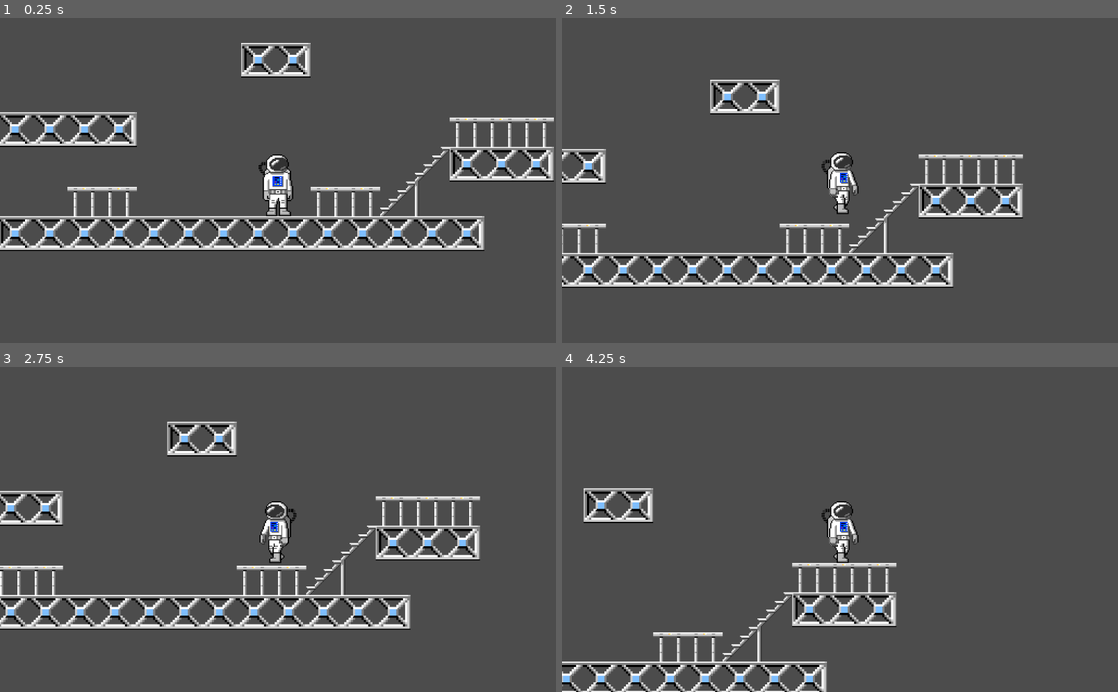
Above: before the commit, frames 1-4 (two rows, left to right).
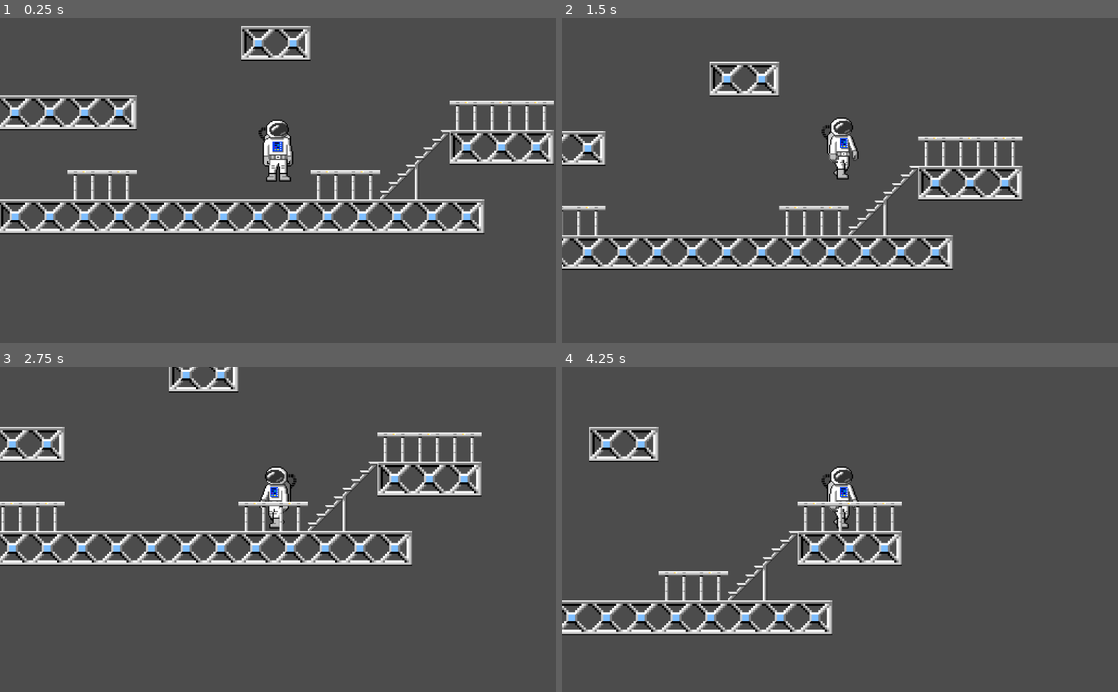
Above: after the commit, the same moments.

Repository: Rincewind70/Godot_Test
Game: Godot game, scene res://Scene Test.tscn
Two runs of this game, one before a commit and one after it. Both use one fixed random seed, a clock stepped at 60 frames per second and the inputs below.
Inputs:
- Up to frame 1 (0.25 s): no input
- Up to frame 2 (1.5 s): hold Up (ui_up) 0.53-1.28 s; hold Right (ui_right) from 0.53 s (still down); tap Up (ui_up) at 1.35 s
- Up to frame 3 (2.75 s): tap Up (ui_up) at 1.52, 1.82 s; release Right (ui_right) at 2.03 s; hold Left (ui_left) from 2.03 s (still down); hold Up (ui_up) from 2.03 s (still down)
- Up to frame 4 (4.25 s): release Left (ui_left) at 2.78 s; release Up (ui_up) at 2.78 s; hold Right (ui_right) from 2.78 s (still down); tap Up (ui_up) at 2.85, 3.02, 3.32 s; hold Up (ui_up) from 3.53 s (still down)

The runs differ from the first frame. In frame 1, 19% of the frame differs, in the area x 0-100%, y 2-72%; in frame 2, 15%; in frame 3, 19%; in frame 4, 13%.

Commit message:
Further improvement on moving player and applying "physics"
Still sort of crappy, because I struggle with the is_on_floor() function...

Diff:
--- a/Test 001/Player.gd
+++ b/Test 001/Player.gd
@@ -4,9 +4,9 @@
 
 export var MAX_SPEED : float = 100
 export var ACCELERATION : float = 500
-export var GRAVITY : float = 500
+export var GRAVITY : float = 600
 export var FRICTION : float = 450
-export var MAX_JUMP : float = 325
+export var MAX_JUMP : float = 350
 export var DELTA_JUMP : float = 30
 
 onready var c = get_node("AnimatedSprite")
@@ -14,26 +14,31 @@
 var input_direction : int = 0
 var direction : int = 0
 var speed : float = 0
-var velocity : float  = 0
 var jump : float = 0
 var can_jump = true
+
 
 const UP = Vector2(0,-1)
 var motion : Vector2
 
-func _physics_process(delta):
-
-	if is_on_floor():
-		can_jump = true
+func _process(delta):
 
 	if input_direction:
 		direction = input_direction
+
 	# Input
 	input_direction = 0
 	if Input.is_action_pressed("ui_left"):
 		input_direction = -1
 	if Input.is_action_pressed("ui_right") :
 		input_direction = 1
+
+	if can_jump:
+		if Input.is_action_pressed("ui_up") and (jump <= MAX_JUMP):
+			jump += DELTA_JUMP
+		elif Input.is_action_just_released("ui_up") or jump > MAX_JUMP:
+			can_jump = false
+			jump = min(jump, MAX_JUMP)
 
 	# Movement
 	if input_direction:
@@ -42,45 +47,45 @@
 		speed -= FRICTION * delta
 
 	speed = clamp(speed,0,MAX_SPEED)
-	velocity = speed * direction
-	motion.x = velocity
+	motion.x = speed * direction
 
-	if Input.is_action_pressed("ui_up") and can_jump:
-		jump += DELTA_JUMP
-		can_jump = (jump < MAX_JUMP)
-	else:
-		can_jump = false
-
-	if !can_jump:
-		can_jump = false
+	# Movement y
+	if not can_jump and jump > 0:
 		motion.y -= clamp(jump,0,MAX_JUMP)
 		jump = 0
 
+	# Only add gravity if player is not on the ground
+	# Unfortunatly is_on_floor() is not giving always true if the player moves
+	# (for whatever reason I did wrong, maybe because the animated sprite?)
+	# Therefore I also test if input movement was applied to force is_on_floor()
+	# will fire next frame
+	if not is_on_floor() or input_direction != 0:
+		motion.y += GRAVITY * delta
 
-	motion.y += GRAVITY * delta
+
+	# Update movement
 	motion = move_and_slide(motion,UP)
+
+	can_jump = is_on_floor()
+
 	# Animation
-	play_animation(direction,speed)
+	play_animation(direction,speed,is_on_floor())
 
-func calculate_movement(input_direction):
-	pass
 
-func play_animation(direction,speed):
-	var play_animation = false
-
-	if speed > 0:
+func play_animation(direction,speed,on_ground):
+	if speed != 0:
 		c.speed_scale = 1
-		play_animation = is_on_floor()
 		if direction > 0:
 			c.animation = "RightWalk"
 		elif direction < 0:
 			c.animation = "LeftWalk"
-		if !is_on_floor():
-			c.frame = 0
-
 	else:
+		motion.x = 0
 		c.speed_scale = .25
-		play_animation = is_on_floor()
 		c.animation = "Idle"
 
-	c.playing = play_animation
+	if  on_ground:
+		c.playing = true
+	else:
+		c.frame = 0
+		c.playing = false
--- a/Test 001/Player.tscn
+++ b/Test 001/Player.tscn
@@ -42,12 +42,15 @@
 current = true
 
 [node name="AnimatedSprite" type="AnimatedSprite" parent="."]
+position = Vector2( -31.7899, -64.121 )
 frames = SubResource( 1 )
 animation = "RightWalk"
-frame = 2
+frame = 1
 playing = true
+centered = false
 
 [node name="CollisionShape2D" type="CollisionShape2D" parent="."]
-position = Vector2( 0, 2.658 )
+show_behind_parent = true
+position = Vector2( 0, -29 )
 z_as_relative = false
 shape = SubResource( 2 )
